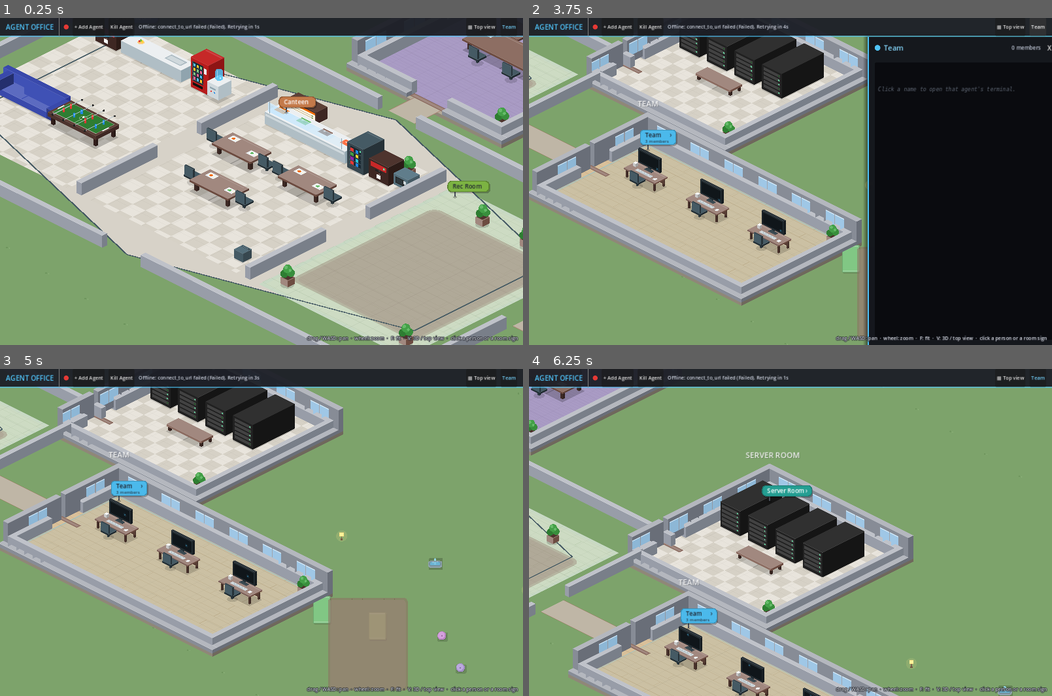
Above: before the commit, frames 1-4 (two rows, left to right).
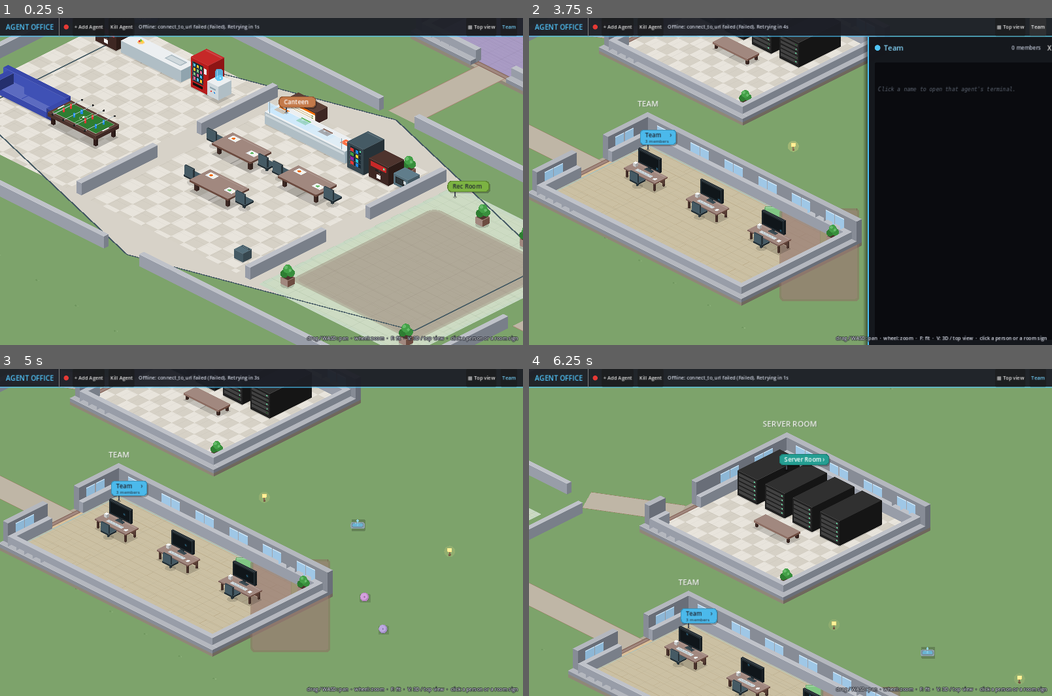
Above: after the commit, the same moments.

Repository: pvella/agentic-corporation
Game: Godot game, scene res://Main.tscn
Same seed, same stepped clock (60 frames per second), same inputs: the game is played once before the commit and once after it.
Inputs (mouse positions are in pixels of both pictures, inside the frame that each line leads up to):
- Up to frame 1 (0.25 s): no input
- Up to frame 2 (3.75 s): click "+ Add Agent" at 0.5 s; click "Kill Agent" at 1.25 s; click "▦ Top view" at 2 s; click "◇ 3D view" at 2.75 s; click "Team" at 3.5 s
- Up to frame 3 (5 s): click "X" at 4.25 s
- Up to frame 4 (6.25 s): tap A at 5, 5.75 s; drag from (712, 388) to (790, 427) at 5.02 s; drag from (837, 444) to (759, 529) at 5.77 s

The runs differ from the first frame. In frame 1, 7.8% of the frame differs, in the area x 3-100%, y 5-98%; in frame 2, 17%; in frame 3, 21%; in frame 4, 27%, in the area x 0-95%, y 5-100%.

Commit message:
fix: align hex doors to spokes and carve nav through walls
Door gaps now sit on the exact spoke/wall junctions (oriented mats,
corner mouths, matching hub+sat widths). Nav uses oriented corridor
strips instead of AABB slabs, walls carve walkable room+door+spoke
only, and the settle tween that slid through walls is gone. Verifier
checks all 36 room-pair paths for wall intersections.

Diff:
--- a/Agent.gd
+++ b/Agent.gd
@@ -1,8 +1,8 @@
 ## One autonomous agent in the office: a small chibi office worker.
 ##
 ## Movement: NavigationAgent2D path-following with RVO avoidance, a relaxed
-## stroll speed, smooth acceleration/deceleration, and a short "settle" slide
-## into the exact seat on arrival. Standing agents never re-path or jitter.
+## stroll speed, and smooth acceleration/deceleration. Arrival snaps only when
+## already within a tiny radius — no free-space tween that could cross walls.
 ##
 ## Look: drawn procedurally in _draw (outlined shapes, shaded shirt, hair
 ## styles, accessories, blinking eyes). Poses: walk cycle, idle breathing,
@@ -37,7 +37,6 @@
 const BUBBLE_MAX_CHARS := 64
 const ACCEL := 240.0         ## px/s² for gentle starts and stops
 const SLOW_RADIUS := 56.0    ## start easing off this far from the target
-const SETTLE_TIME := 0.35    ## slide into the exact seat on arrival
 const OUTLINE := Color(0.15, 0.13, 0.19)
 const HEAD_R := 14.0
 ## How far the drawing drops when sitting, per seat type.
@@ -391,15 +390,12 @@
 	velocity = Vector2.ZERO
 	_vel = Vector2.ZERO
 	nav_agent.velocity = Vector2.ZERO
-	# Slide gently into the exact spot (seats can sit just inside furniture).
+	# Never tween/teleport across free space — that ignored nav and walked
+	# through walls. Snap only when already within a tiny radius of the seat.
 	var gap := global_position.distance_to(_target_pos)
-	if gap > 0.5 and gap < 70.0:
-		_settling = true
-		var tw := create_tween()
-		tw.tween_property(self, "global_position", _target_pos, SETTLE_TIME * clampf(gap / 20.0, 0.4, 1.5)).set_trans(Tween.TRANS_SINE).set_ease(Tween.EASE_OUT)
-		tw.tween_callback(_finish_settle)
-	else:
-		_finish_settle()
+	if gap > 0.5 and gap < 10.0:
+		global_position = _target_pos
+	_finish_settle()
 
 
 func _finish_settle() -> void:
--- a/Office.gd
+++ b/Office.gd
@@ -142,8 +142,8 @@
 	var hub_c := hub.get_center()
 
 	# Elliptical ring radii (Rx > Ry → ~16:9 campus).
-	var ring_rx := 1180.0
-	var ring_ry := 620.0
+	var ring_rx := 1400.0
+	var ring_ry := 780.0
 	var corridor_w := 78.0
 
 	# Satellites around the hub (θ=0 east, +θ clockwise with y-down = south-positive).
@@ -228,15 +228,16 @@
 		var sat := Rect2(sc - sat_size * 0.5, sat_size)
 		# Spoke corridor: AABB from hub exit toward satellite entrance.
 		var dir := (sc - hub_c).normalized()
-		var hub_exit := _rect_exit(hub, dir)
-		var sat_exit := _rect_exit(sat, -dir)
+		var hub_exit := _snap_to_edge(hub, _rect_exit(hub, dir))
+		var sat_exit := _snap_to_edge(sat, _rect_exit(sat, -dir))
 		hub_doors.append(hub_exit)
 		var corr := _spoke_rect(hub_exit, sat_exit, corridor_w)
 		areas.append({"kind": "corridor", "rect": corr, "theme": "corridor", "name": "",
 			"from": hub_exit, "to": sat_exit, "width": corridor_w})
-		walk_polys.append(_outline(corr))
-		# Door gap width on satellite / hub walls.
-		var door_w := 100.0 if prominent else 88.0
+		# Oriented strip (not AABB) so nav cannot shortcut across walls.
+		walk_polys.append(_spoke_poly(hub_exit, sat_exit, corridor_w, 18.0))
+		# Door gap matches spoke width so the opening sits on the spoke junction.
+		var door_w := corridor_w + 10.0
 		_frame_walls(sat, sat_exit, door_w)
 		# Build interior.
 		match str(spec.kind):
@@ -260,11 +261,11 @@
 		var sat_label := str(spec.get("name", spec.get("id", spec.kind)))
 		if str(spec.kind) == "team":
 			sat_label = str((spec.room as Dictionary).get("name", spec.get("id", "Team")))
-		outer_frames.append({"rect": sat, "door": Rect2(sat_exit - Vector2(door_w * 0.5, 6), Vector2(door_w, 12)), "color": frame_col, "name": sat_label, "wing": false, "satellite": true, "prominent": prominent})
+		outer_frames.append({"rect": sat, "door": _door_rect(sat, sat_exit, door_w), "color": frame_col, "name": sat_label, "wing": false, "satellite": true, "prominent": prominent})
 		campus = campus.merge(sat).merge(corr)
 
-	# Hub outer wall with gaps at each spoke.
-	_hub_perimeter(hub, hub_doors, 96.0)
+	# Hub outer wall with gaps at each spoke (same door width as satellites).
+	_hub_perimeter(hub, hub_doors, corridor_w + 10.0)
 	outer_frames.insert(0, {"rect": hub, "door": Rect2(hub_c.x - 50, hub.end.y, 100, EXT_WALL), "color": Color("#455a64"), "name": layout_name, "hub": true})
 
 	# --- Isolated wings (unchanged idea: separate building to the right) ------
@@ -701,6 +702,7 @@
 
 
 ## Axis-aligned corridor slab covering the segment a→b with thickness `width`.
+## Used for campus bounds merging only — nav uses `_spoke_poly`.
 func _spoke_rect(a: Vector2, b: Vector2, width: float) -> Rect2:
 	var lo := Vector2(minf(a.x, b.x), minf(a.y, b.y))
 	var hi := Vector2(maxf(a.x, b.x), maxf(a.y, b.y))
@@ -714,54 +716,110 @@
 		var m2 := r.get_center().y
 		r.position.y = m2 - width * 0.5
 		r.size.y = width
-	# Slightly overlap hub/sat so nav regions connect.
+	# Slightly overlap hub/sat so campus merge covers the junction.
 	return r.grow(6.0)
+
+
+## Oriented corridor strip polygon for nav bake (room↔door↔spoke only).
+## `extend` pushes ends into the rooms so the strip meets walkable interiors
+## through the door gaps; walls carve everything else.
+func _spoke_poly(a: Vector2, b: Vector2, width: float, extend: float = 18.0) -> PackedVector2Array:
+	var d := b - a
+	if d.length_squared() < 1.0:
+		return PackedVector2Array()
+	var along := d.normalized()
+	var a2 := a - along * extend
+	var b2 := b + along * extend
+	var n := Vector2(-along.y, along.x) * (width * 0.5)
+	return PackedVector2Array([a2 + n, b2 + n, b2 - n, a2 - n])
+
+
+## Which side of rect `r` is closest to `p` (n/s/w/e).
+func _nearest_edge(r: Rect2, p: Vector2) -> String:
+	var dn := absf(p.y - r.position.y)
+	var ds := absf(p.y - r.end.y)
+	var dw := absf(p.x - r.position.x)
+	var de := absf(p.x - r.end.x)
+	var m := minf(minf(dn, ds), minf(dw, de))
+	if m == dn:
+		return "n"
+	if m == ds:
+		return "s"
+	if m == dw:
+		return "w"
+	return "e"
+
+
+## Door mat / iso cut-out aligned to the edge where `door_pt` sits.
+func _door_rect(r: Rect2, door_pt: Vector2, door_w: float) -> Rect2:
+	var edge := _nearest_edge(r, door_pt)
+	var thick := 12.0
+	var hw := door_w * 0.5
+	match edge:
+		"n":
+			return Rect2(door_pt.x - hw, r.position.y - thick * 0.5, door_w, thick)
+		"s":
+			return Rect2(door_pt.x - hw, r.end.y - thick * 0.5, door_w, thick)
+		"w":
+			return Rect2(r.position.x - thick * 0.5, door_pt.y - hw, thick, door_w)
+		_:
+			return Rect2(r.end.x - thick * 0.5, door_pt.y - hw, thick, door_w)
+
+
+## Pin a door point exactly onto its nearest edge (spoke junction).
+func _snap_to_edge(r: Rect2, door_pt: Vector2) -> Vector2:
+	var edge := _nearest_edge(r, door_pt)
+	match edge:
+		"n":
+			return Vector2(door_pt.x, r.position.y)
+		"s":
+			return Vector2(door_pt.x, r.end.y)
+		"w":
+			return Vector2(r.position.x, door_pt.y)
+		_:
+			return Vector2(r.end.x, door_pt.y)
 
 
 ## Four wall segments around `r` with a door gap centred on `door_pt`.
 func _frame_walls(r: Rect2, door_pt: Vector2, door_w: float) -> void:
-	var x0 := r.position.x
-	var y0 := r.position.y
-	var x1 := r.end.x
-	var y1 := r.end.y
-	# Decide which edge the door is on (nearest).
-	var dist := {
-		"n": absf(door_pt.y - y0),
-		"s": absf(door_pt.y - y1),
-		"w": absf(door_pt.x - x0),
-		"e": absf(door_pt.x - x1),
-	}
-	var edge := "n"
-	var best := INF
-	for k in dist.keys():
-		if float(dist[k]) < best:
-			best = float(dist[k])
-			edge = str(k)
+	# Build perimeter via the same gap helper as the hub so near-corner spokes
+	# open a mouth on both meeting edges.
+	var gaps_n: Array = []
+	var gaps_s: Array = []
+	var gaps_w: Array = []
+	var gaps_e: Array = []
+	var edge := _nearest_edge(r, door_pt)
+	var corner_slop := door_w * 0.5 + WALL
+	match edge:
+		"n":
+			gaps_n.append(door_pt.x)
+			if door_pt.x - r.position.x <= corner_slop:
+				gaps_w.append(door_pt.y)
+			if r.end.x - door_pt.x <= corner_slop:
+				gaps_e.append(door_pt.y)
+		"s":
+			gaps_s.append(door_pt.x)
+			if door_pt.x - r.position.x <= corner_slop:
+				gaps_w.append(door_pt.y)
+			if r.end.x - door_pt.x <= corner_slop:
+				gaps_e.append(door_pt.y)
+		"w":
+			gaps_w.append(door_pt.y)
+			if door_pt.y - r.position.y <= corner_slop:
+				gaps_n.append(door_pt.x)
+			if r.end.y - door_pt.y <= corner_slop:
+				gaps_s.append(door_pt.x)
+		_:
+			gaps_e.append(door_pt.y)
+			if door_pt.y - r.position.y <= corner_slop:
+				gaps_n.append(door_pt.x)
+			if r.end.y - door_pt.y <= corner_slop:
+				gaps_s.append(door_pt.x)
 	var hw := door_w * 0.5
-	# North
-	if edge == "n":
-		walls.append(Rect2(x0, y0, maxf(0.0, door_pt.x - hw - x0), WALL))
-		walls.append(Rect2(door_pt.x + hw, y0, maxf(0.0, x1 - door_pt.x - hw), WALL))
-	else:
-		walls.append(Rect2(x0, y0, r.size.x, WALL))
-	# South
-	if edge == "s":
-		walls.append(Rect2(x0, y1 - WALL, maxf(0.0, door_pt.x - hw - x0), WALL))
-		walls.append(Rect2(door_pt.x + hw, y1 - WALL, maxf(0.0, x1 - door_pt.x - hw), WALL))
-	else:
-		walls.append(Rect2(x0, y1 - WALL, r.size.x, WALL))
-	# West
-	if edge == "w":
-		walls.append(Rect2(x0, y0, WALL, maxf(0.0, door_pt.y - hw - y0)))
-		walls.append(Rect2(x0, door_pt.y + hw, WALL, maxf(0.0, y1 - door_pt.y - hw)))
-	else:
-		walls.append(Rect2(x0, y0, WALL, r.size.y))
-	# East
-	if edge == "e":
-		walls.append(Rect2(x1 - WALL, y0, WALL, maxf(0.0, door_pt.y - hw - y0)))
-		walls.append(Rect2(x1 - WALL, door_pt.y + hw, WALL, maxf(0.0, y1 - door_pt.y - hw)))
-	else:
-		walls.append(Rect2(x1 - WALL, y0, WALL, r.size.y))
+	_wall_edge_with_gaps(r.position.x, r.position.y, r.end.x, r.position.y, WALL, true, gaps_n, hw)
+	_wall_edge_with_gaps(r.position.x, r.end.y - WALL, r.end.x, r.end.y - WALL, WALL, true, gaps_s, hw)
+	_wall_edge_with_gaps(r.position.x, r.position.y, r.position.x, r.end.y, WALL, false, gaps_w, hw)
+	_wall_edge_with_gaps(r.end.x - WALL, r.position.y, r.end.x - WALL, r.end.y, WALL, false, gaps_e, hw)
 
 
 ## Hub perimeter walls with door gaps at each spoke attachment point.
@@ -776,6 +834,7 @@
 	var south: Array = []
 	var west: Array = []
 	var east: Array = []
+	var corner_slop := door_w * 0.5 + WALL
 	for p: Vector2 in doors:
 		var dn := absf(p.y - y0)
 		var ds := absf(p.y - y1)
@@ -790,6 +849,17 @@
 			west.append(p.y)
 		else:
 			east.append(p.y)
+		# Near-corner spoke: also open the adjacent edge so the mouth is clear.
+		if m == dn or m == ds:
+			if dw <= corner_slop:
+				west.append(p.y)
+			if de <= corner_slop:
+				east.append(p.y)
+		else:
+			if dn <= corner_slop:
+				north.append(p.x)
+			if ds <= corner_slop:
+				south.append(p.x)
 	# Also leave the main Entrance open on the south edge.
 	south.append(hub.get_center().x)
 	_wall_edge_with_gaps(x0, y0, x1, y0, WALL, true, north, hw)   # north horizontal
@@ -999,13 +1069,20 @@
 func _draw_frame(f: Dictionary) -> void:
 	var r: Rect2 = f.rect
 	var c: Color = f.color
+	var d: Rect2 = f.door
+	# Satellites: walls[] already carve the door gap — do not paint a solid outer
+	# frame over it (that made doors look misaligned with the spokes).
+	if bool(f.get("satellite", false)):
+		if d.has_area():
+			draw_rect(d, Color("#8d6e63"))
+			draw_rect(d.grow(-3), Color("#a1887f"))
+		return
 	var o := r.grow(EXT_WALL)
 	var parts := [Rect2(o.position, Vector2(o.size.x, EXT_WALL)), Rect2(o.position.x, r.end.y, o.size.x, EXT_WALL),
 		Rect2(o.position, Vector2(EXT_WALL, o.size.y)), Rect2(r.end.x, o.position.y, EXT_WALL, o.size.y)]
 	for p: Rect2 in parts:
 		_draw_wall(p, c)
-	var d: Rect2 = f.door
-	if d.size.x > 0.0:
+	if d.size.x > 0.0 or d.size.y > 0.0:
 		# Door opening + mat.
 		draw_rect(d, Color("#8d6e63"))
 		draw_rect(d.grow(-3), Color("#a1887f"))
